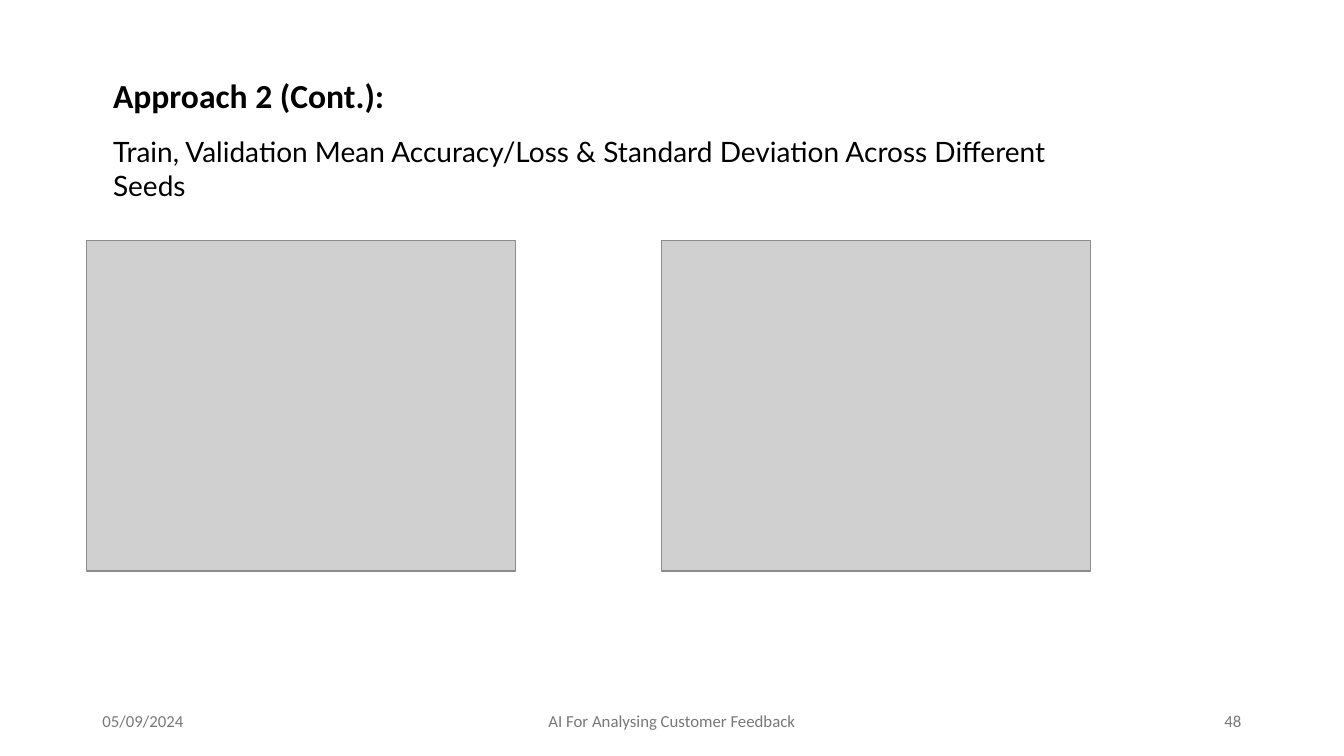
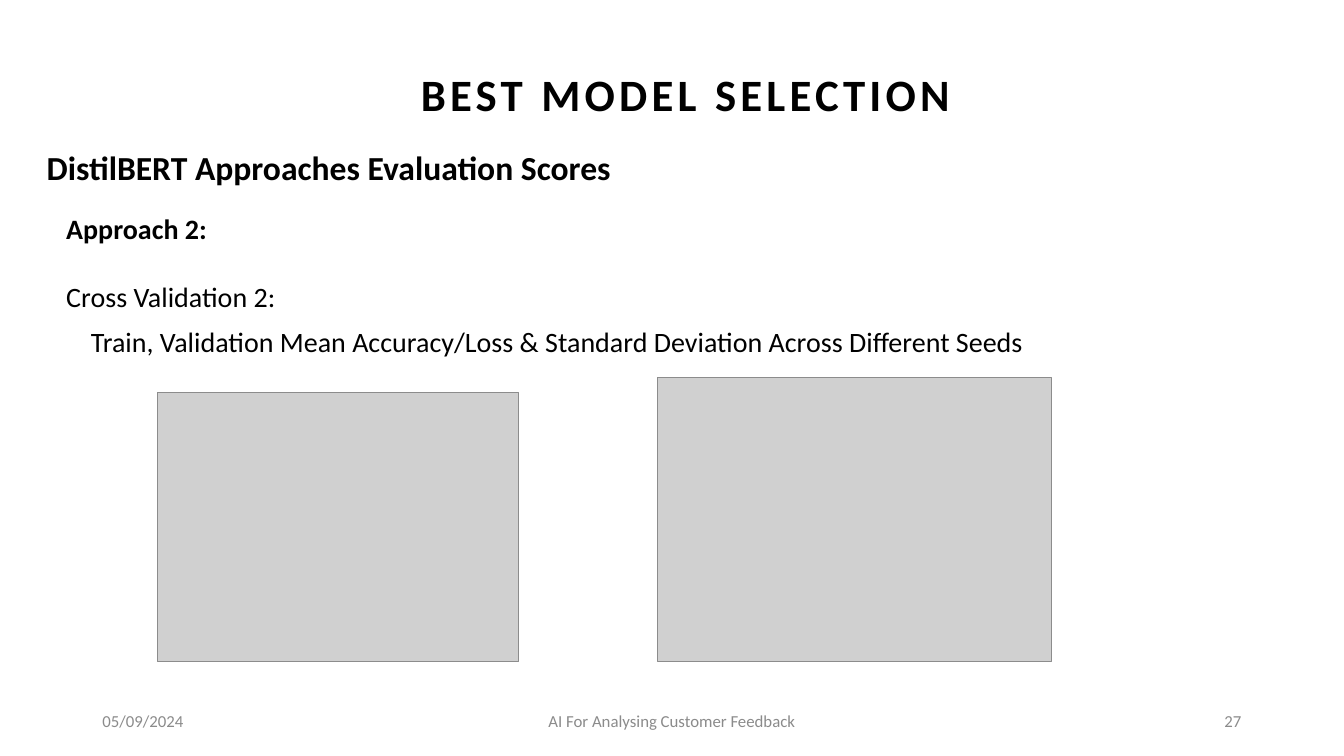
Before and after one commit to amansethuea/WexPhotoVideo, a slide deck: slide 27 of BERT/Thesis_Report/AmanSeth_MScPresentation.pptx (slide 48 before the commit). Drawn at 1344x756 pixels with LibreOffice and Linux fonts; fonts in the diff are those of the drawing; grey boxes stand for pictures. Boxes give left, top, right and bottom in pixels: in the first picture for what was removed or moved away, otherwise in the second. Text is boxed around its words. In the diff, an @@ line names an element or a change of style, - is before the commit and + after.

Commit message:
Revamped Presentation PPT as per supervisor feedback

```diff
--- a/BERT/Thesis_Report/AmanSeth_MScPresentation.pptx
+++ b/BERT/Thesis_Report/AmanSeth_MScPresentation.pptx
@@ text removed at [113, 83, 384, 114] @@
-Approach 2 (Cont.):
@@ text added at [421, 81, 950, 112], 32 pt, text #000000, bold @@
+BEST MODEL SELECTION
@@ text added at [47, 156, 611, 186], 24 pt, text #000000, bold @@
+DistilBERT Approaches Evaluation Scores
@@ text added at [66, 219, 276, 308], 20 pt, text #000000 @@
+Approach 2:
+Cross Validation 2:
@@ text "Train, Validation Mean Accuracy/Loss & ...": place and size @@
-text "Train, Validation Mean Accuracy/Loss & ..." at [113, 141, 1045, 167]
+text "Train, Validation Mean Accuracy/Loss & ..." at [91, 332, 1022, 357]
@@ text "Train, Validation Mean Accuracy/Loss & ..." at [91, 332, 1022, 357]: font Lato to Calibri @@
@@ picture: place and size @@
-picture at [661, 241, 1090, 572]
+picture at [658, 378, 1052, 662]
@@ picture: place and size @@
-picture at [87, 241, 515, 572]
+picture at [157, 392, 519, 662]
@@ text "05/09/2024" at [102, 715, 183, 728]: text colour #797979 to #8C8C8C @@
@@ text "AI For Analysing Customer Feedback" at [548, 715, 795, 730]: text colour #797979 to #8C8C8C @@
@@ page number at [1224, 716, 1241, 727]: text changed; text colour #797979 to #8C8C8C @@
-48
+27
```
Also in this commit, not shown: 41 other slides changed, 9 slides added, 36 slides removed.
